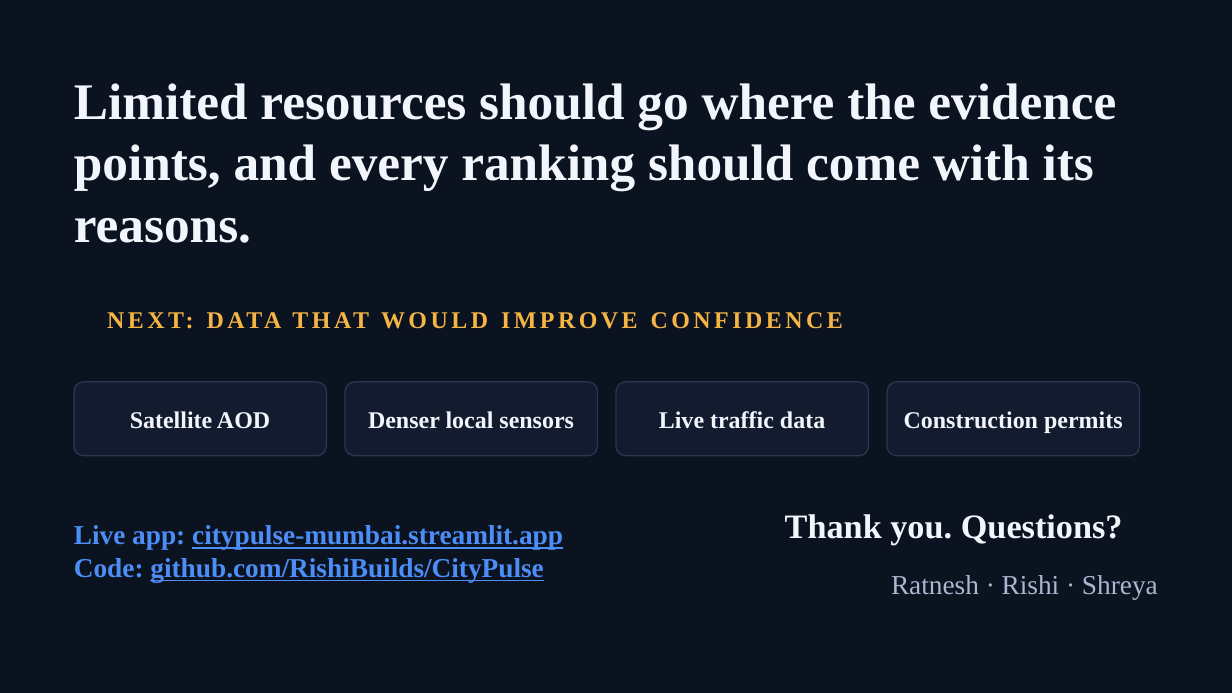
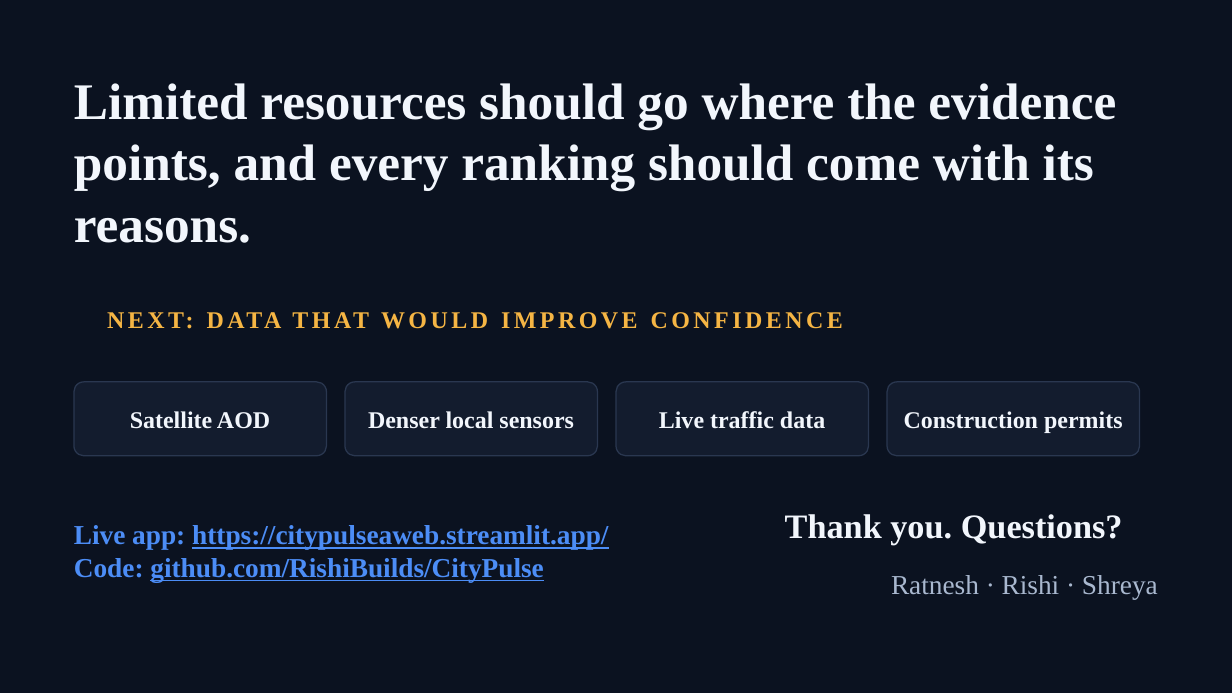
Before and after one commit to RatneshPathak/citypulse, a slide deck: slide 11 of reports/slides/output/CityPulse_finalist_deck.pptx. Drawn at 1232x693 pixels with LibreOffice and Linux fonts; fonts in the diff are those of the drawing. Boxes give left, top, right and bottom in pixels: in the first picture for what was removed or moved away, otherwise in the second. Text is boxed around its words. In the diff, an @@ line names an element or a change of style, - is before the commit and + after.

```diff
--- a/reports/slides/output/CityPulse_finalist_deck.pptx
+++ b/reports/slides/output/CityPulse_finalist_deck.pptx
@@ text at [74, 525, 608, 549]: text changed @@
-Live app: citypulse-mumbai.streamlit.app
+Live app: https://citypulseaweb.streamlit.app/
```
Also in this commit, not shown: 1 other slide changed.
